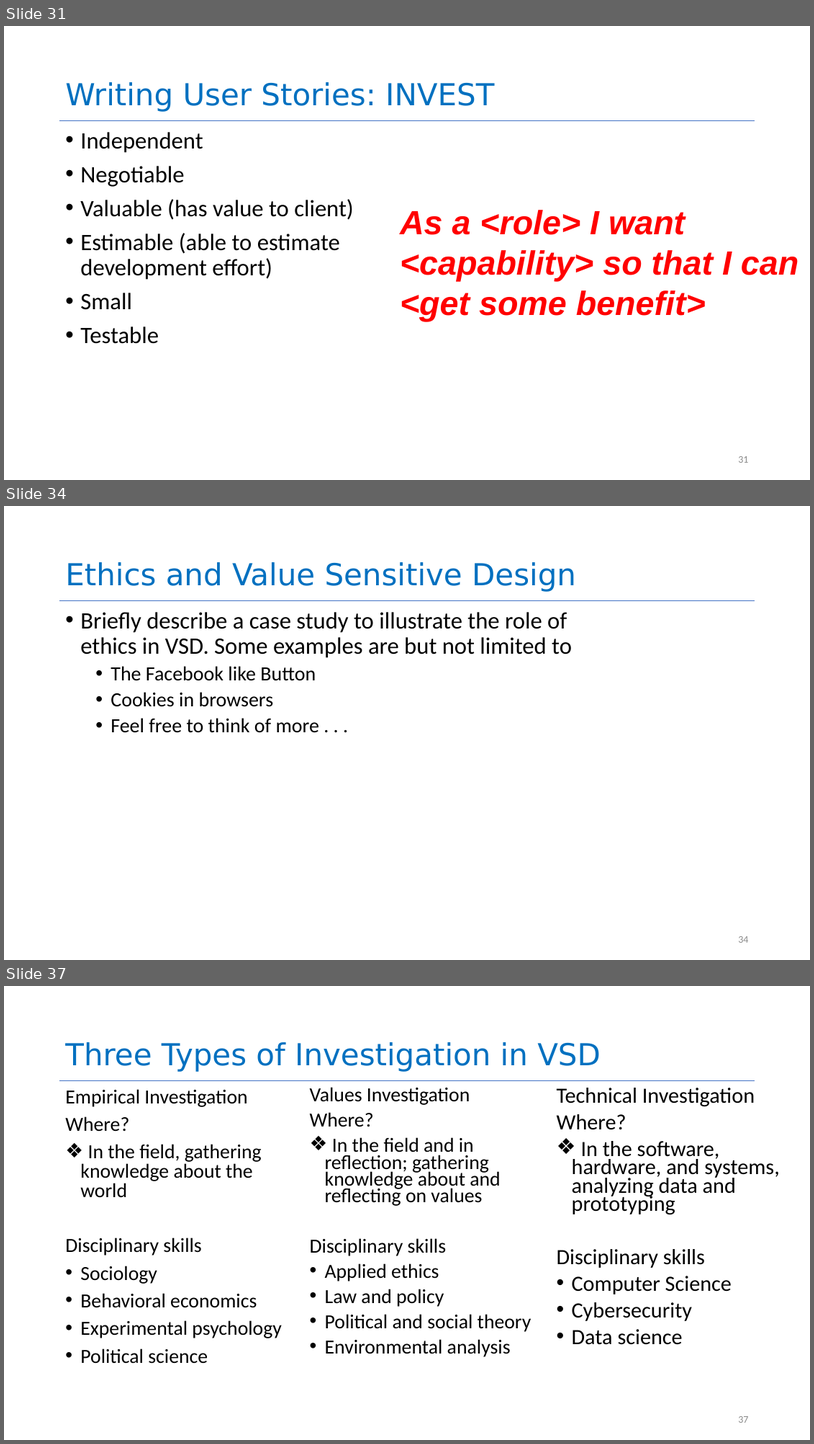
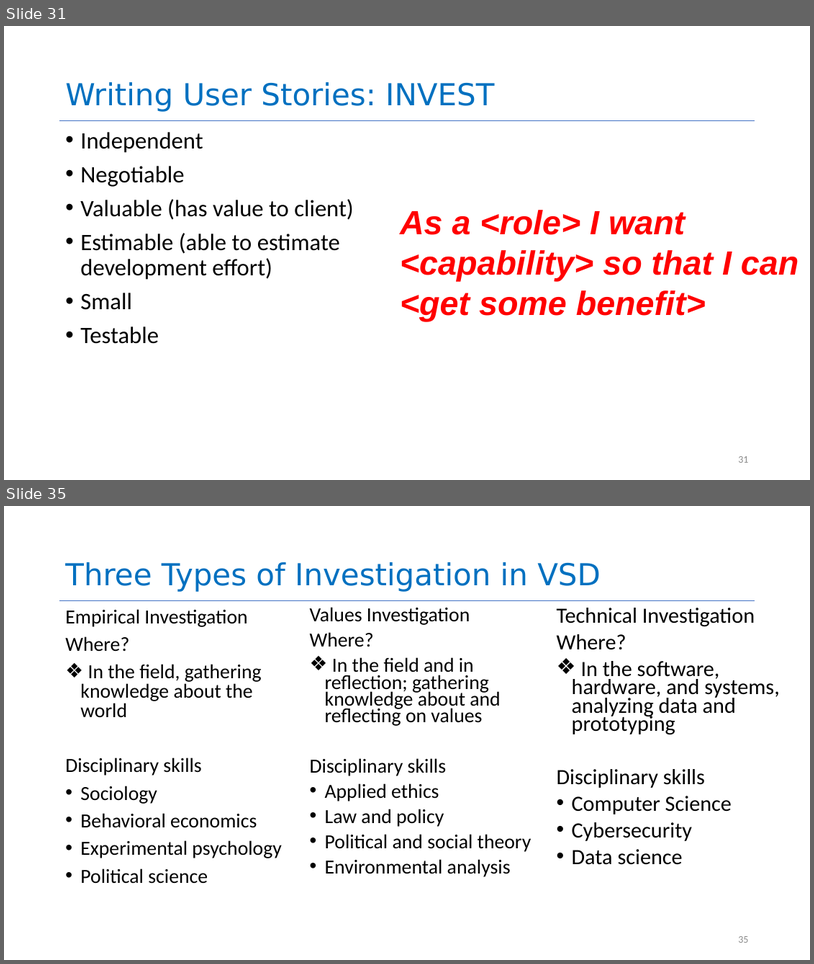
Before and after one commit to yashburshe/CS4530-Fall-2025, a slide deck: Slides/Module 01.2 Requirements Gathering.pptx. Shown one above the other, each under a label of ours: slides 31, 34 and 37 before the commit, slides 31 and 35 after it; the slides between them are not shown. The pictures are 814x1444 and 814x964 pixels, drawn with LibreOffice and Linux fonts; fonts in the diff are those of the drawing. Boxes give left, top, right and bottom in pixels: in the first picture for what was removed or moved away, otherwise in the second. Text is boxed around its words. In the diff, an @@ line names an element or a change of style, - is before the commit and + after.

```diff
--- a/Slides/Module 01.2 Requirements Gathering.pptx
+++ b/Slides/Module 01.2 Requirements Gathering.pptx
@@ slide 34 removed at (4, 506, 810, 960), background #FFFFFF; not listed: 1 template element that a slide beside it also shows @@
@@ title removed at (65, 562, 576, 592) @@
-Ethics and Value Sensitive Design
@@ text removed at (80, 612, 572, 733) @@
-• Briefly describe a case study to illustrate the role of ethics in VSD. Some examples are but not limited to
-  • The Facebook like Button
-  • Cookies in browsers
-  • Feel free to think of more . . .
@@ page number removed at (738, 936, 748, 942) @@
-34
@@ what was slide 37 is now slide 35 @@
@@ page number at (738, 936, 748, 942): text changed @@
-37
+35
```
Also in this commit, not shown: 5 slides changed, 1 slide added, 1 other slide removed, 1 other file.
